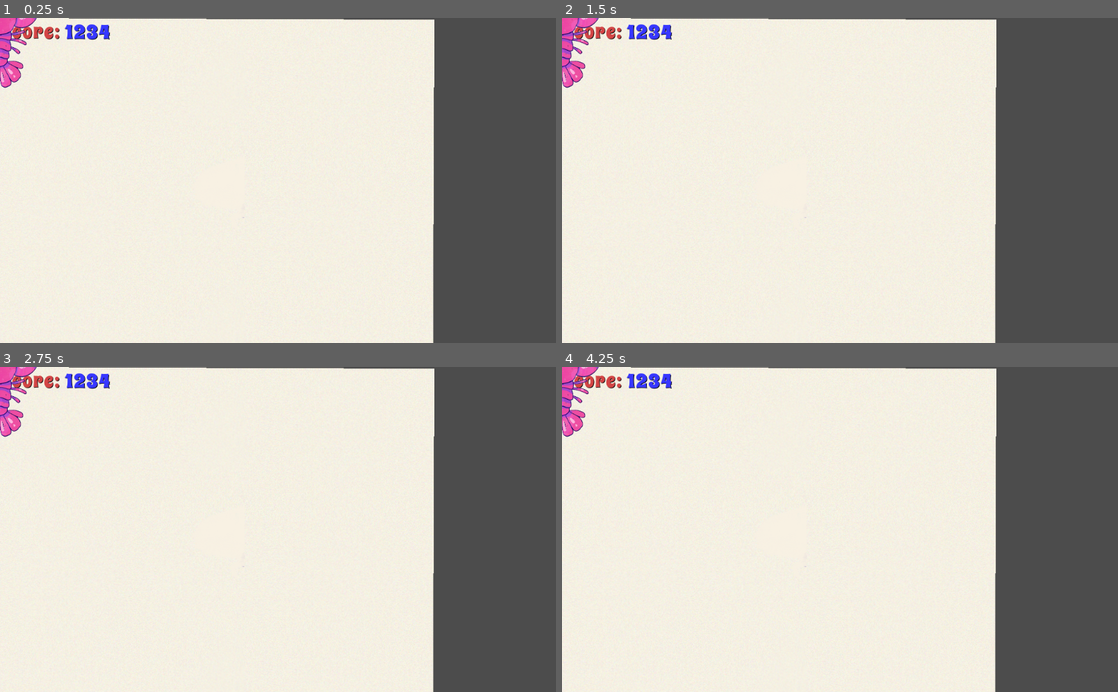
Above: before the commit, frames 1-4 (two rows, left to right).
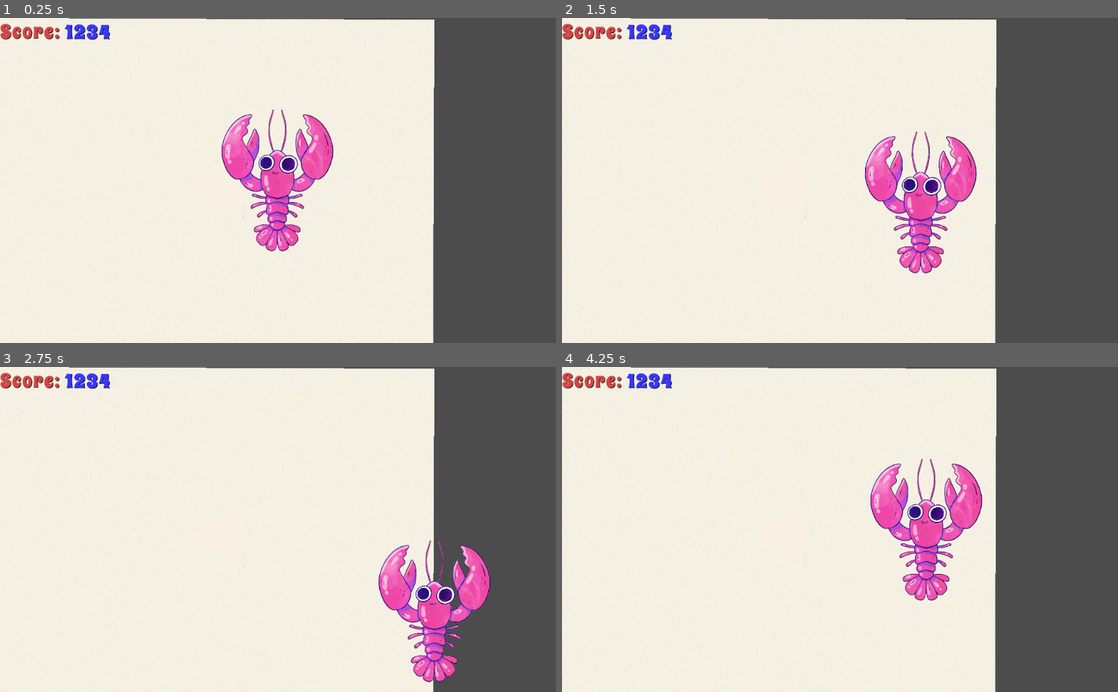
Above: after the commit, the same moments.

Repository: XTCLobster/lobsterpower-godot
Game: Godot game, scene res://Screen.tscn
The game is run twice, just before and just after one commit, with the same random seed, the same clock (stepped at 60 frames per second) and the same inputs.
Inputs:
- Up to frame 1 (0.25 s): no input
- Up to frame 2 (1.5 s): tap Enter at 0.5 s; hold Right (ui_right) 0.53-1.28 s; hold Down (ui_down) from 1.28 s (still down)
- Up to frame 3 (2.75 s): release Down (ui_down) at 2.03 s; hold Right (ui_right) from 2.03 s (still down)
- Up to frame 4 (4.25 s): release Right (ui_right) at 2.78 s; hold Up (ui_up) 2.78-3.53 s; hold Left (ui_left) from 3.53 s (still down)

The runs differ from the first frame. In frame 1, 4.9% of the frame differs, in the area x 0-60%, y 0-72%; in frame 2, 4.9%; in frame 3, 4.8%; in frame 4, 4.9%.

Commit message:
move lobster with the keyboard

Diff:
--- /dev/null
+++ b/Lobster.gd
@@ -0,0 +1,31 @@
+extends Area2D
+
+export var speed: float = 200
+var screen_size: Vector2
+
+func _ready() -> void:
+    screen_size = get_viewport_rect().size
+
+func _process(delta: float) -> void:
+    var velocity = velocity()
+    position += velocity * delta
+    position.x = clamp(position.x, 0, screen_size.x)
+    position.y = clamp(position.y, 0, screen_size.y)
+
+func velocity() -> Vector2:
+    # Compute the movement vector based on input
+    var velocity = Vector2()
+    if Input.is_action_pressed("ui_right"):
+        velocity.x += 1
+    if Input.is_action_pressed("ui_left"):
+        velocity.x -= 1
+    if Input.is_action_pressed("ui_down"):
+        velocity.y += 1
+    if Input.is_action_pressed("ui_up"):
+        velocity.y -= 1
+
+    # Apply player speed in input direction
+    if velocity.length() > 0:
+        velocity = velocity.normalized() * speed
+
+    return velocity
--- a/Screen.gd
+++ b/Screen.gd
@@ -1,6 +1,9 @@
 extends Node2D
 
-onready var lobster = $Lobster
+onready var lobster: Area2D = $Lobster
+var screen_size: Vector2
 
 func _ready() -> void:
-    pass
+    screen_size = get_viewport_rect().size
+    lobster.position.x = screen_size.x / 2
+    lobster.position.y = screen_size.y / 2
--- a/Screen.tscn
+++ b/Screen.tscn
@@ -1,9 +1,12 @@
-[gd_scene load_steps=5 format=2]
+[gd_scene load_steps=7 format=2]
 
 [ext_resource path="res://background.png" type="Texture" id=1]
 [ext_resource path="res://Stats.tscn" type="PackedScene" id=2]
 [ext_resource path="res://lobster.png" type="Texture" id=3]
 [ext_resource path="res://Screen.gd" type="Script" id=4]
+[ext_resource path="res://Lobster.gd" type="Script" id=5]
+
+[sub_resource type="CircleShape2D" id=1]
 
 [node name="Screen" type="Node2D"]
 rotation = 0.00395018
@@ -22,7 +25,15 @@
 
 [node name="Stats" parent="." instance=ExtResource( 2 )]
 
-[node name="Lobster" type="Sprite" parent="."]
+[node name="Lobster" type="Area2D" parent="."]
+script = ExtResource( 5 )
+
+[node name="Sprite" type="Sprite" parent="Lobster"]
 rotation = -0.0019707
 scale = Vector2( 0.5, 0.5 )
 texture = ExtResource( 3 )
+
+[node name="CollisionShape2D" type="CollisionShape2D" parent="Lobster"]
+position = Vector2( 0, 30 )
+scale = Vector2( 5, 10 )
+shape = SubResource( 1 )
